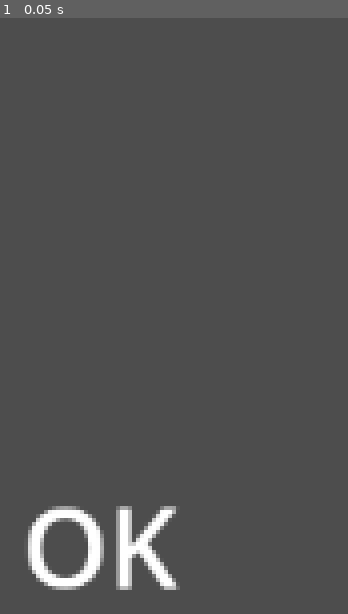
Above: before the commit, frame 1.
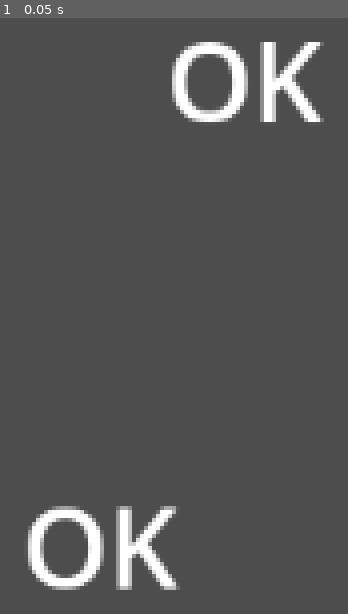
Above: after the commit, the same moment.

Repository: dao1701/base-game-godot
Game: Godot game, scene res://loader.tscn
Same seed, same stepped clock (60 frames per second), same inputs: the game is played once before the commit and once after it.
Inputs:
- Up to frame 1 (0.05 s): no input

The runs differ from the first frame. In frame 1, 2.9% of the frame differs, in the area x 49-94%, y 4-18%.
Error in both runs: Invalid cast: could not convert value to 'String'. (res://loader.tscn::GDScript_tjhs5:57)

Commit message:
2 ok

Diff:
--- a/src/main.tscn
+++ b/src/main.tscn
@@ -21,3 +21,20 @@
 label_settings = SubResource("LabelSettings_0ga73")
 horizontal_alignment = 1
 vertical_alignment = 1
+
+[node name="Label2" type="Label" parent="."]
+anchors_preset = 8
+anchor_left = 0.5
+anchor_top = 0.5
+anchor_right = 0.5
+anchor_bottom = 0.5
+offset_left = -12.0
+offset_top = -195.0
+offset_right = 116.0
+offset_bottom = -140.0
+grow_horizontal = 2
+grow_vertical = 2
+text = "OK"
+label_settings = SubResource("LabelSettings_0ga73")
+horizontal_alignment = 1
+vertical_alignment = 1
Not shown, changed: patch.pck
